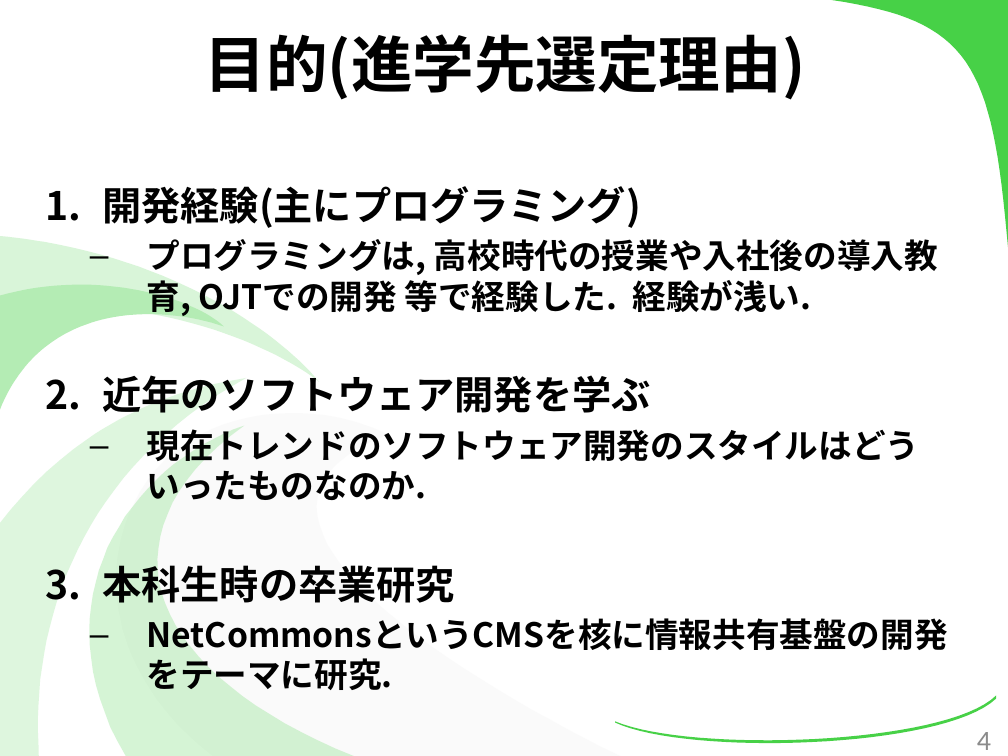
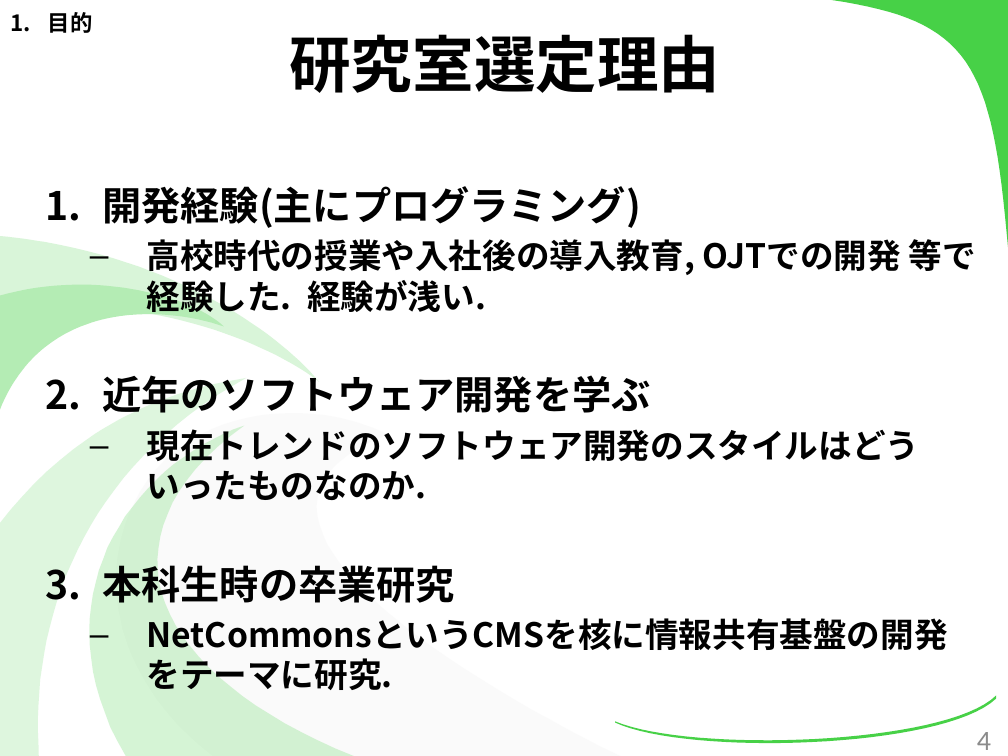
Before and after one commit to kotaro0717/Report-Management, a slide deck: slide 4 of 2.最終報告/3.発表資料/報告資料(最終).pptx. Drawn at 1008x756 pixels with LibreOffice and Linux fonts; fonts in the diff are those of the drawing. Boxes give left, top, right and bottom in pixels: in the first picture for what was removed or moved away, otherwise in the second. Text is boxed around its words. In the diff, an @@ line names an element or a change of style, - is before the commit and + after.

```diff
--- a/2.最終報告/3.発表資料/報告資料(最終).pptx
+++ b/2.最終報告/3.発表資料/報告資料(最終).pptx
@@ text added at (x1=48, y1=12, x2=93, y2=33), 16 pt, text #000000, bold @@
+1. 目的
@@ title at (x1=289, y1=34, x2=720, y2=93): text changed @@
-目的(進学先選定理由)
+研究室選定理由
@@ text at (x1=147, y1=239, x2=976, y2=313): text changed @@
-  – プログラミングは, 高校時代の授業や入社後の導入教育, OJTでの開発 等で経験した. 経験が浅い.
+  – 高校時代の授業や入社後の導入教育, OJTでの開発 等で経験した. 経験が浅い.
```
Also in this commit, not shown: 2 other slides changed, 1 slide added, 3 slides removed, 1 other file.
